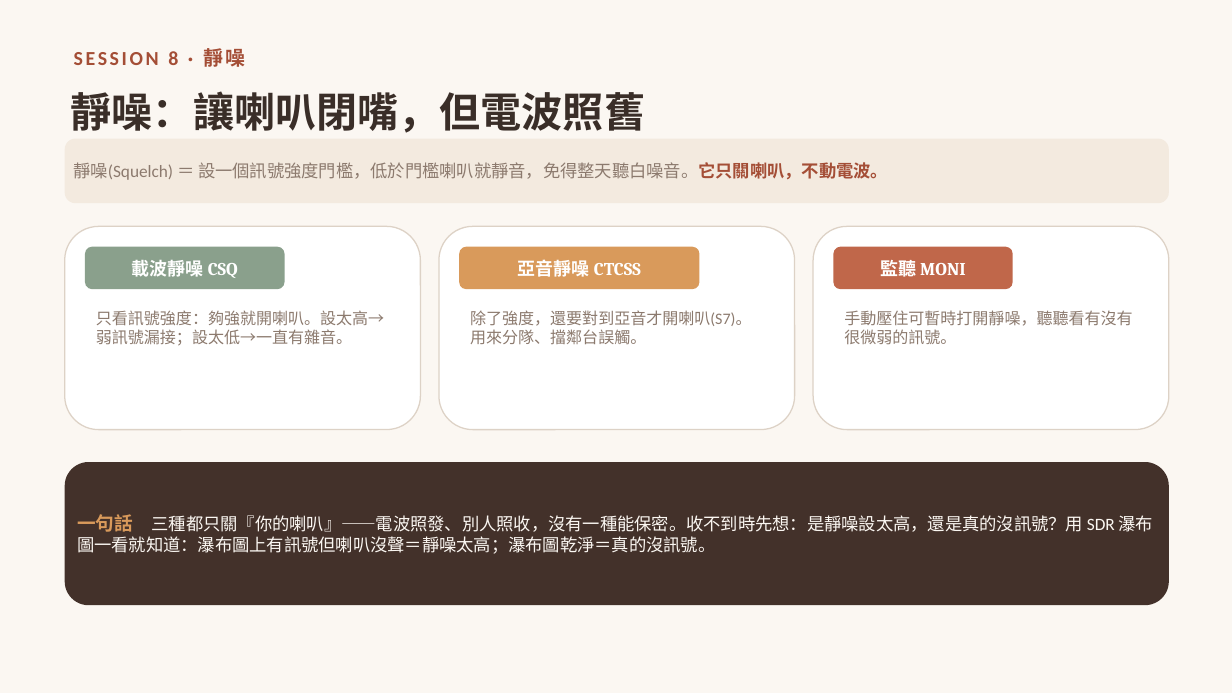
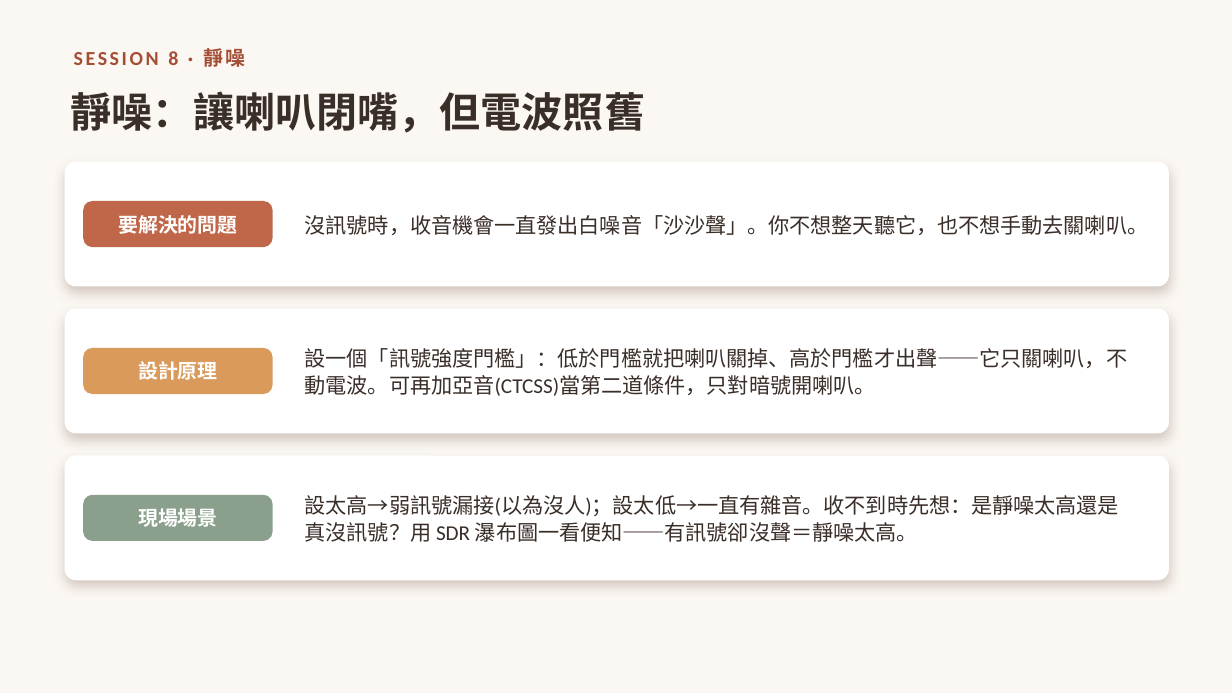
Before and after one commit to winson3QQ/Radio-Advanced, a slide deck: slide 40 of 投影片/進階無線電_課程投影片.pptx. Drawn at 1232x693 pixels with LibreOffice and Linux fonts; fonts in the diff are those of the drawing. Boxes give left, top, right and bottom in pixels: in the first picture for what was removed or moved away, otherwise in the second. Text is boxed around its words. In the diff, an @@ line names an element or a change of style, - is before the commit and + after.

```diff
--- a/投影片/進階無線電_課程投影片.pptx
+++ b/投影片/進階無線電_課程投影片.pptx
@@ rounded rectangle: place and size @@
-rounded rectangle at (65,139,1169,203)
+rounded rectangle at (65,162,1169,287)
@@ rounded rectangle at (65,162,1169,287): fill #F3EADF to #FFFFFF; shadow on; proportions changed @@
@@ text in rounded rectangle at (73,162,888,180): text removed @@
-靜噪(Squelch) ＝ 設一個訊號強度門檻，低於門檻喇叭就靜音，免得整天聽白噪音。它只關喇叭，不動電波。
@@ text "沒訊號時，收音機會一直發出白噪音「沙沙聲」。你不想整天聽它，也不想手動去關喇叭。" at (305,215,1149,235): vertical alignment top to middle @@
@@ rounded rectangle: place and size @@
-rounded rectangle at (65,226,421,430)
+rounded rectangle at (83,201,273,247)
@@ rounded rectangle at (83,201,273,247): fill #FFFFFF to #C0674A; outline #DDD2C6 1 pt to none; proportions changed @@
@@ text added at (118,215,237,234), 15.5 pt, text #FFFFFF, bold @@
+要解決的問題
@@ text at (305,215,1149,235): text changed; size 12.5 to 16.5 pt; text colour #8C7A6E to #3A2E28 @@
-只看訊號強度：夠強就開喇叭。設太高→弱訊號漏接；設太低→一直有雜音。
+沒訊號時，收音機會一直發出白噪音「沙沙聲」。你不想整天聽它，也不想手動去關喇叭。
@@ rounded rectangle removed at (813,226,1169,430) @@
@@ rounded rectangle removed at (85,247,285,289) @@
-載波靜噪 CSQ
@@ rounded rectangle removed at (459,247,700,289) @@
-亞音靜噪 CTCSS
@@ rounded rectangle removed at (834,247,1013,289) @@
-監聽 MONI
@@ rounded rectangle: place and size @@
-rounded rectangle at (439,226,795,430)
+rounded rectangle at (65,309,1169,433)
@@ rounded rectangle at (65,309,1169,433): outline #DDD2C6 1 pt to none; shadow on; proportions changed @@
@@ text removed at (470,310,751,344) @@
-除了強度，還要對到亞音才開喇叭(S7)。用來分隊、擋鄰台誤觸。
@@ text removed at (844,310,1132,344) @@
-手動壓住可暫時打開靜噪，聽聽看有沒有很微弱的訊號。
@@ rounded rectangle added at (83,348,273,395), fill #D99A5B @@
@@ text added at (305,348,1127,396), 16.5 pt, text #3A2E28 @@
+設一個「訊號強度門檻」：低於門檻就把喇叭關掉、高於門檻才出聲——它只關喇叭，不動電波。可再加亞音(CTCSS)當第二道條件，只對暗號開喇叭。
@@ text added at (138,361,218,380), 15.5 pt, text #FFFFFF, bold @@
+設計原理
@@ rounded rectangle removed at (65,462,1169,605) @@
-一句話 三種都只關『你的喇叭』——電波照發、別人照收，沒有一種能保密。收不到時先想：是靜噪設太高，還是真的沒訊號？用 SDR 瀑布圖一看就知道：瀑布圖上有訊號但喇叭沒聲＝靜噪太高；瀑布圖乾淨＝真的沒訊號。
@@ rounded rectangle added at (65,456,1169,580), fill #FFFFFF @@
@@ rounded rectangle added at (83,495,273,542), fill #8AA08C @@
@@ text added at (138,508,218,527), 15.5 pt, text #FFFFFF, bold @@
+現場場景
@@ text added at (305,495,1119,542), 16.5 pt, text #3A2E28 @@
+設太高→弱訊號漏接(以為沒人)；設太低→一直有雜音。收不到時先想：是靜噪太高還是真沒訊號？用 SDR 瀑布圖一看便知——有訊號卻沒聲＝靜噪太高。
```
Also in this commit, not shown: 3 other slides changed, 1 slide added, 1 slide removed.
